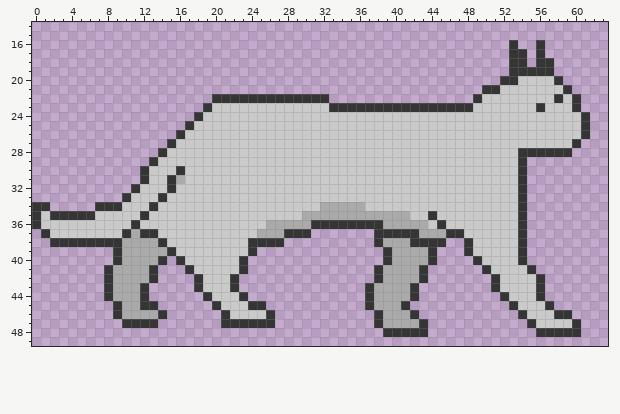
A pixel-art sprite gets an edit: Assets/Textures/Cat/walking2.png. The picture above was drawn from the file before the commit.
The file is 64x64 pixels. Shown: x 0..63, y 14..49.
After the commit:
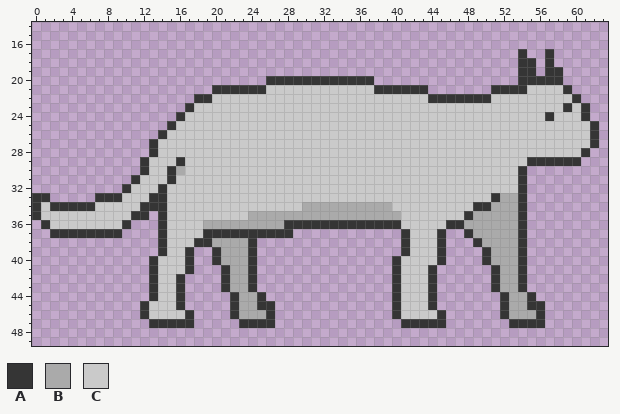
Palette (. is transparent): A #353535  B #aaaaaa  C #cacaca
From the commit log: Added another frame to cat walking animation.
The edit:
Changed rows in their new state; - is an unchanged pixel.
first column x 0:
16 -----------------------------------------------------.--.------
17 -----------------------------------------------------.--.A-----
18 -----------------------------------------------------.-A.------
19 -----------------------------------------------------.--.-A----
20 --------------------------AAAAAAAAAAAA--------------..AAAA-----
21 --------------------AAAAAACCCCCCCCCCCCAAAAAA------.-AAA--------
22 ------------------AACCCCCCCCCCCCCCCCCCCCCCCCAAAAA-A-------C----
23 -----------------ACC-------------CCCCCCCCCCCCCCCC-------C--ACA-
24 ----------------ACC--------------------------------------A-----
25 ---------------ACC-------------------------------------------CA
26 --------------ACC--------------------------------------------CA
27 -------------ACC--------------------------------------------CCA
28 -------------AC---------------------------------------CCCCCCCA-
29 ------------AC--A-------------------------------------CAAAAAA--
30 ---------------AB----------------------------------------------
31 -----------AC---C----------------------------------------------
32 ----------AC--AC-----------------------------------------------
33 AA-----AAAC--A-------------------------------------ABB---------
34 -CAAAAACCC--A-A---------------BB-----BBB---------AABBB---------
35 --CCCCC----A-.A---------BBBBBB-----------C--C---ABBBBB---------
36 .A--------A...A----BBBBBBB--AAA--------AACCC-CAABBBBBB---------
37 -.AAAAAAAA....A----AAAAAAAAA-..-------...-CCCA..ABBBBB---------
38 --............----AABBBB-...----------...ACCC---.ABBBB---------
39 ---------.....AC-A..ABBB---------------..ACCCA--..ABBB---------
40 ---------....ACCCA..ABBBA--------------.ACCCCA---.ABBB---------
41 --------.....-CCC-...ABBA-------------..ACCCA-----.ABBA.-------
42 --------.....-CCA-...ABBA-------------..ACCCA-------BBA..------
43 --------.....ACCA-...ABBA------------...ACCCA-------BBA..------
44 --------.....ACCA--...ABBA-----------...ACCCA--------BBA.------
45 ---------...-CCCA---..ABB-A----------...ACCCA-------ABBAA.-----
46 ---------...ACCCCA---.ABBB------------..ACCCCA------ABBBA...---
47 ----------...-AAAA---..---------------...AA-AA-------AA-A....--
48 ---------------------------------------.....------------.....--
